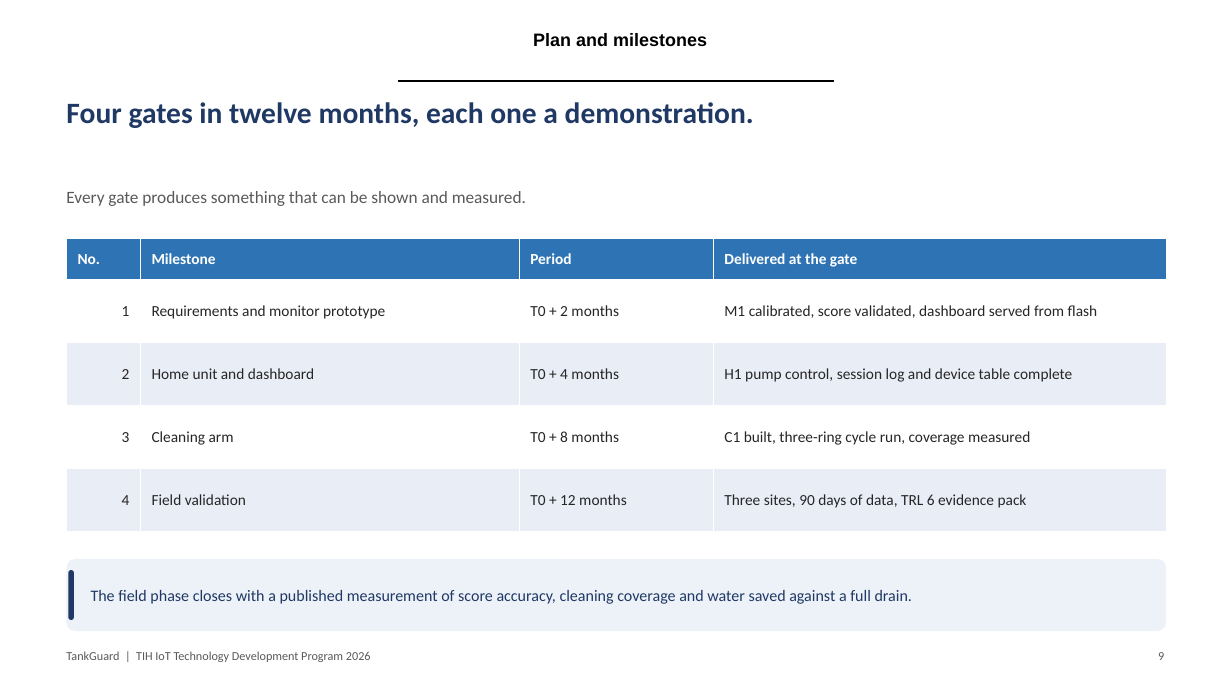
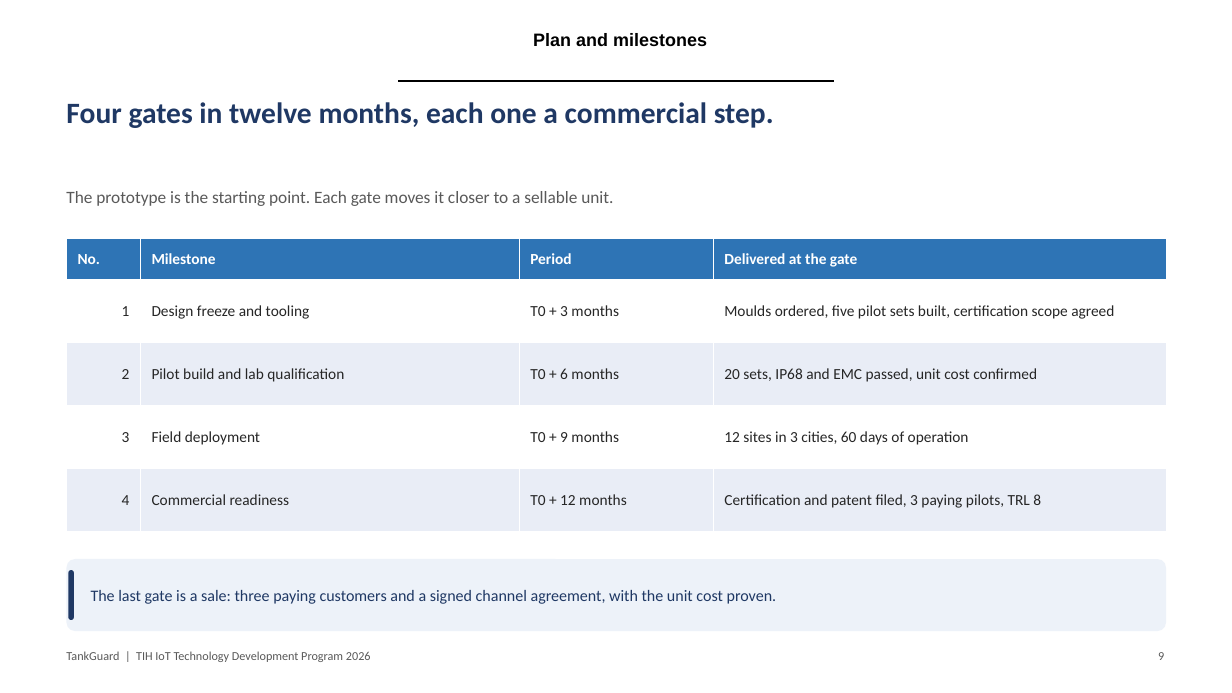
Before and after one commit to adithya-in/tankguard, a slide deck: slide 9 of docs/office/TankGuard_Presentation.pptx. Drawn at 1232x693 pixels with LibreOffice and Linux fonts; fonts in the diff are those of the drawing; background and template pictures are left out. Boxes give left, top, right and bottom in pixels: in the first picture for what was removed or moved away, otherwise in the second. Text is boxed around its words. In the diff, an @@ line names an element or a change of style, - is before the commit and + after.

Commit message:
docs(office): make the grant a commercialisation request, not a parts bill
TDP 11 funds up to INR 50 lakh over 12 months for TRL 6+ projects that are ready to commercialise. The previous ask was INR 23,587, which is the prototype's parts cost and was already spent, so it read as a reimbursement request and contradicted the TRL 6 entry rule.

The request is now INR 42,33,600: two engineers, tooling, twenty pilot units, certification, a patent and twelve field installations. The prototype spend is shown as prior investment, and the milestones end at a sale rather than a demonstration.

The proposal gains a commercialisation section with the buyer, price target, market base and route to revenue. The workbook now splits every head across the three tranches, and the PI affiliation is corrected to Sree Buddha College of Engineering with Nuke Labs as the industry partner.

```diff
--- a/docs/office/TankGuard_Presentation.pptx
+++ b/docs/office/TankGuard_Presentation.pptx
@@ text at <box>66,102,774,128</box>: text changed @@
-Four gates in twelve months, each one a demonstration.
+Four gates in twelve months, each one a commercial step.
@@ text at <box>66,191,613,206</box>: text changed @@
-Every gate produces something that can be shown and measured.
+The prototype is the starting point. Each gate moves it closer to a sellable unit.
@@ table at <box>67,238,1166,531</box> @@
-row 2: 1 | Requirements and monitor prototype | T0 + 2 months | M1 calibrated, score validated, dashboard served from flash
+row 2: 1 | Design freeze and tooling | T0 + 3 months | Moulds ordered, five pilot sets built, certification scope agreed
-row 3: 2 | Home unit and dashboard | T0 + 4 months | H1 pump control, session log and device table complete
+row 3: 2 | Pilot build and lab qualification | T0 + 6 months | 20 sets, IP68 and EMC passed, unit cost confirmed
-row 4: 3 | Cleaning arm | T0 + 8 months | C1 built, three-ring cycle run, coverage measured
+row 4: 3 | Field deployment | T0 + 9 months | 12 sites in 3 cities, 60 days of operation
-row 5, column 2: Field validation
+row 5, column 2: Commercial readiness
-row 5, column 4: Three sites, 90 days of data, TRL 6 evidence pack
+row 5, column 4: Certification and patent filed, 3 paying pilots, TRL 8
@@ text at <box>91,590,777,604</box>: text changed @@
-The field phase closes with a published measurement of score accuracy, cleaning coverage and water saved against a full drain.
+The last gate is a sale: three paying customers and a signed channel agreement, with the unit cost proven.
```
Also in this commit, not shown: 5 other slides changed, 1 slide added, 1 slide removed, 3 other files.
